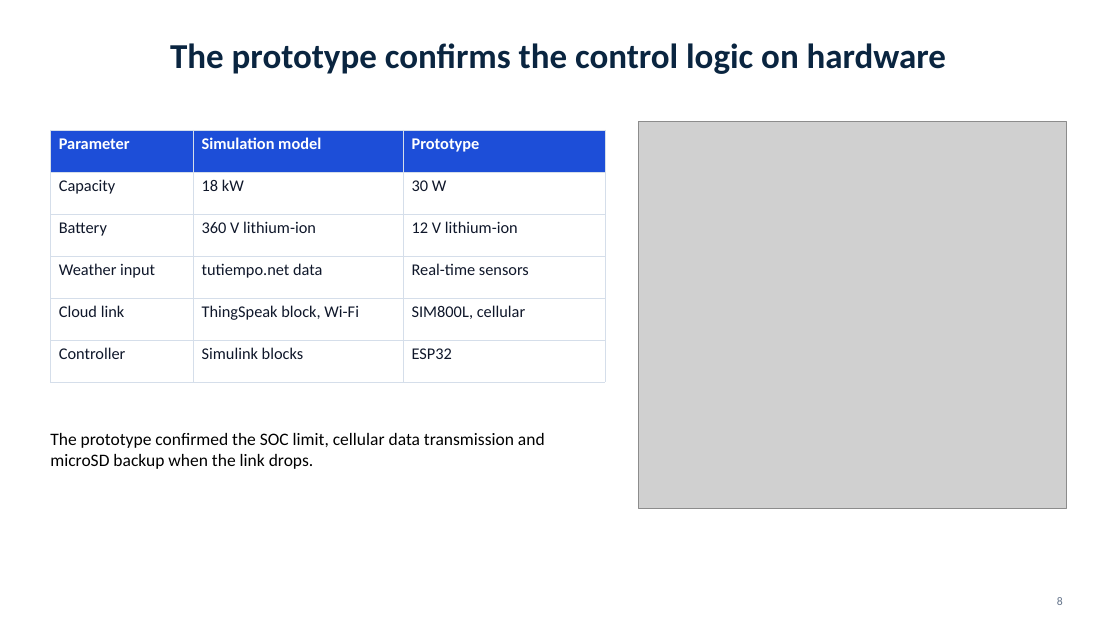
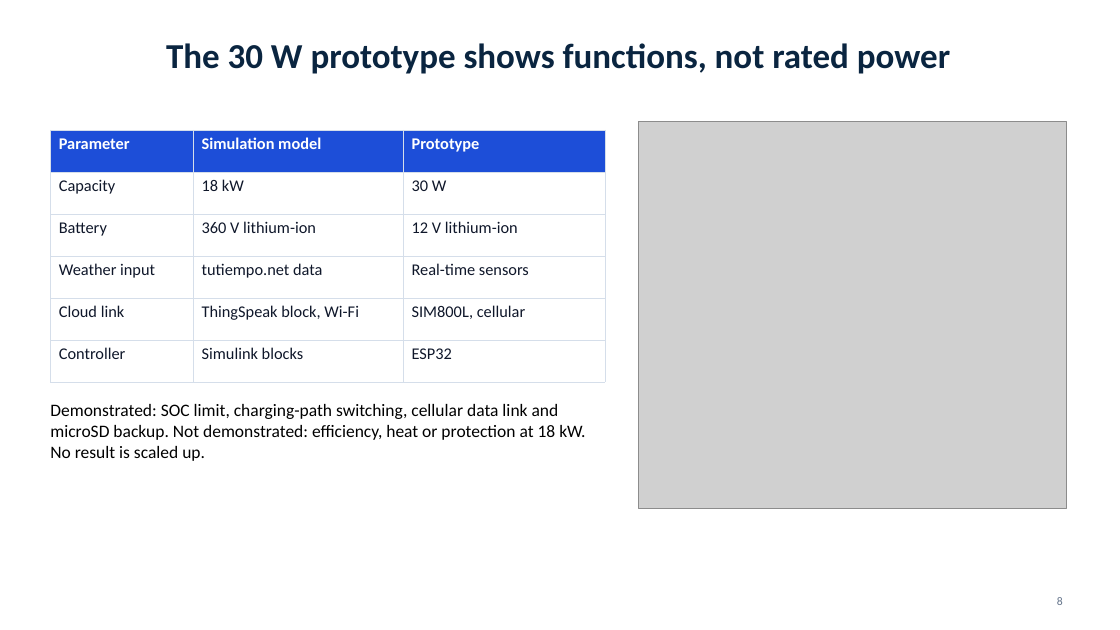
Before and after one commit to shariarmahir/Project-portfolio, a slide deck: slide 8 of public/downloads/presentation-iot-charging-infrastructure.pptx. Drawn at 1120x630 pixels with LibreOffice and Linux fonts; fonts in the diff are those of the drawing; grey boxes stand for pictures; background and template pictures are left out. Boxes give left, top, right and bottom in pixels: in the first picture for what was removed or moved away, otherwise in the second. Text is boxed around its words. In the diff, an @@ line names an element or a change of style, - is before the commit and + after.

```diff
--- a/public/downloads/presentation-iot-charging-infrastructure.pptx
+++ b/public/downloads/presentation-iot-charging-infrastructure.pptx
@@ title at (x1=166, y1=43, x2=950, y2=74): text changed @@
-The prototype confirms the control logic on hardware
+The 30 W prototype shows functions, not rated power
@@ text at (x1=50, y1=404, x2=585, y2=461): text changed @@
-The prototype confirmed the SOC limit, cellular data transmission and microSD backup when the link drops.
+Demonstrated: SOC limit, charging-path switching, cellular data link and microSD backup. Not demonstrated: efficiency, heat or protection at 18 kW. No result is scaled up.
```
Also in this commit, not shown: 12 other slides changed, 10 slides added, 10 slides removed, 18 other files.
